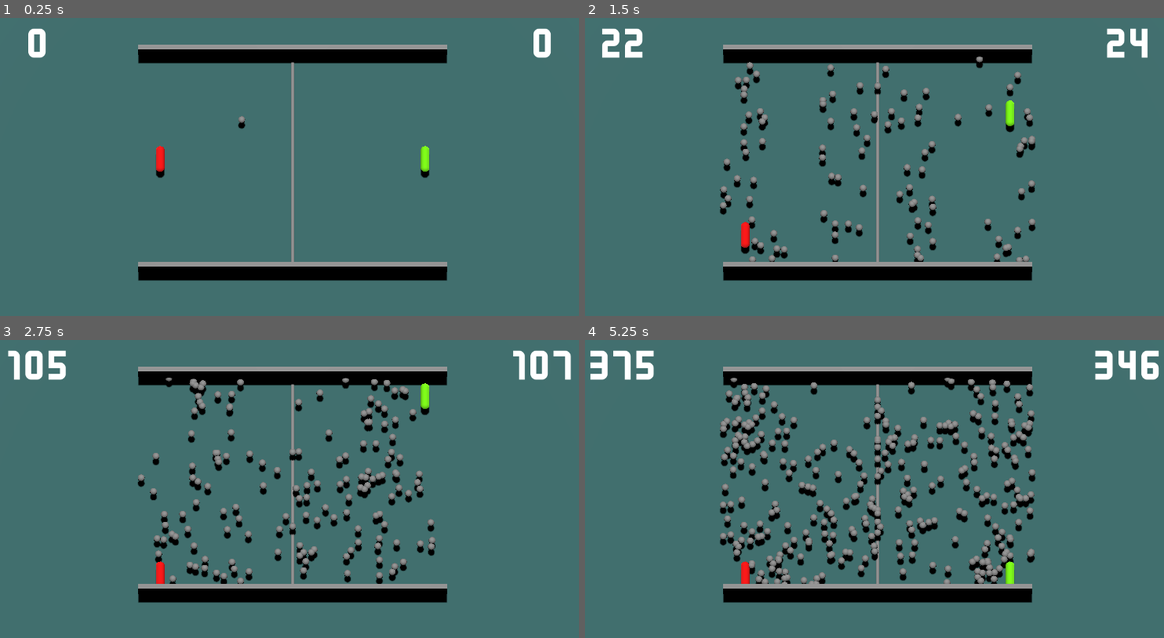
Above: before the commit, frames 1-4 (two rows, left to right).
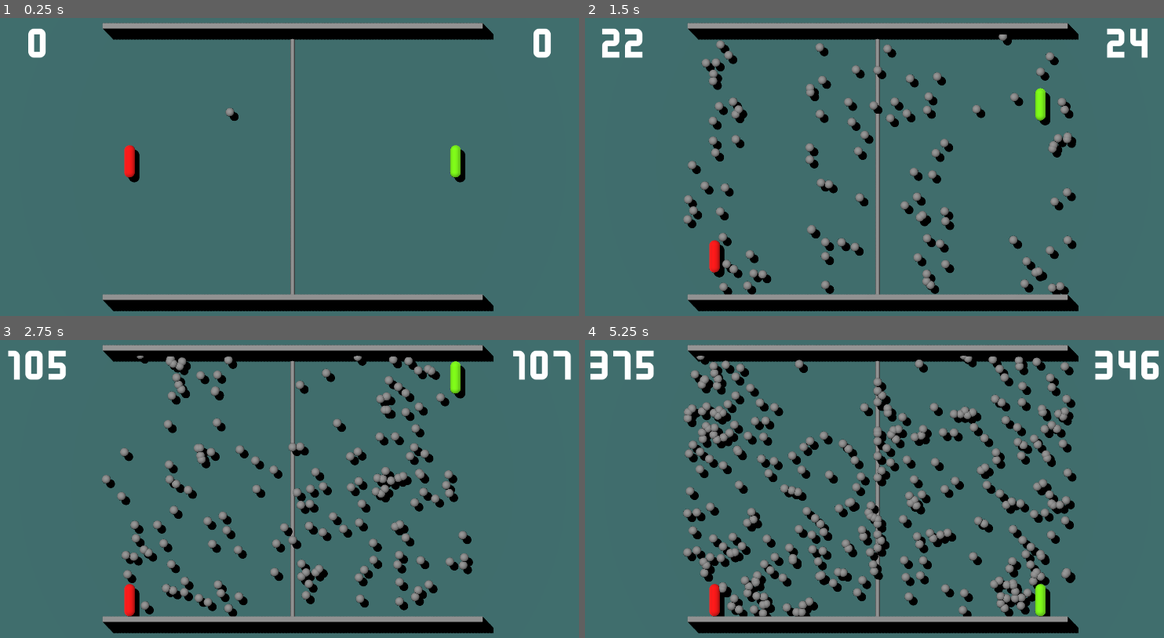
Above: after the commit, the same moments.

Repository: 5tr1k3r/tier_01_pong
Game: Godot game, scene res://game/main.tscn
Two runs of this game, one before a commit and one after it. Both use one fixed random seed, a clock stepped at 60 frames per second and the inputs below.
Inputs:
- Up to frame 1 (0.25 s): no input
- Up to frame 2 (1.5 s): tap Enter (ui_accept) at 0.5, 0.77 s; hold Up (p1_move_up) 0.53-1.28 s; hold S (p2_move_down) 0.53-1.28 s; hold Down (p1_move_down) from 1.28 s (still down); tap W (p2_move_up) at 1.35 s
- Up to frame 3 (2.75 s): tap Enter (ui_accept) at 1.52 s; release Down (p1_move_down) at 2.03 s; hold Up (p1_move_up) from 2.03 s (still down); hold S (p2_move_down) from 2.03 s (still down)
- Up to frame 4 (5.25 s): release S (p2_move_down) at 2.78 s; tap W (p2_move_up) at 2.85, 4.35 s; tap Enter (ui_accept) at 3.02, 3.77, 4.52 s; release Up (p1_move_up) at 3.53 s; hold S (p2_move_down) 3.53-4.28 s; hold Down (p1_move_down) from 3.53 s (still down); hold S (p2_move_down) from 5.03 s (still down)

The runs differ from the first frame. In frame 1, 16% of the frame differs, in the area x 17-86%, y 1-99%; in frame 2, 24%; in frame 3, 26%; in frame 4, 35%, in the area x 16-86%, y 1-99%.

Commit message:
improve graphics

Diff:
--- a/game/arena/arena.tscn
+++ b/game/arena/arena.tscn
@@ -27,16 +27,6 @@
 [node name="BottomWall" parent="Walls" instance=ExtResource("1_ubfh8")]
 transform = Transform3D(-1, 0, -8.74228e-08, 0, 1, 0, 8.74228e-08, 0, -1, 0, 0, 2.5)
 
-[node name="TempRightWall" parent="Walls" instance=ExtResource("1_ubfh8")]
-process_mode = 4
-transform = Transform3D(-4.37114e-08, 0, -1, 0, 1, 0, 1, 0, -4.37114e-08, 2.5, 0, 0)
-visible = false
-
-[node name="TempLeftWall" parent="Walls" instance=ExtResource("1_ubfh8")]
-process_mode = 4
-transform = Transform3D(-4.37114e-08, 0, 1, 0, 1, 0, -1, 0, -4.37114e-08, -2.5, 0, 0)
-visible = false
-
 [node name="Floor" type="MeshInstance3D" parent="."]
 transform = Transform3D(1, 0, 0, 0, 1, 0, 0, 0, 1, 0, -0.5, 0)
 mesh = SubResource("BoxMesh_ig7tw")
--- a/game/main.gd
+++ b/game/main.gd
@@ -3,6 +3,7 @@
 @onready var arena: Arena = $Arena
 @onready var right_score_label: Label = $UI/RightScoreLabel
 @onready var left_score_label: Label = $UI/LeftScoreLabel
+@onready var camera_pivot: Marker3D = $CameraPivot
 
 var right_score: int = 0
 var left_score: int = 0
--- a/game/main.tscn
+++ b/game/main.tscn
@@ -19,16 +19,16 @@
 [node name="Arena" parent="." instance=ExtResource("1_0xm2m")]
 
 [node name="CameraPivot" type="Marker3D" parent="."]
-transform = Transform3D(1, 0, 0, 0, 0.173648, 0.984808, 0, -0.984808, 0.173648, 0, 0, 0)
+transform = Transform3D(1, 0, 0, 0, -4.37114e-08, 1, 0, -1, -4.37114e-08, 0, 0, 0)
 
 [node name="Camera3D" type="Camera3D" parent="CameraPivot"]
 transform = Transform3D(1, 0, 0, 0, 1, 0, 0, 0, 1, 0, 0, 10)
 projection = 1
-size = 8.0
-far = 150.0
+size = 6.5
+far = 15.0
 
 [node name="SunPivot" type="Marker3D" parent="."]
-transform = Transform3D(1, 0, 0, 0, 0.258819, -0.965926, 0, 0.965926, 0.258819, 0, 0, 0)
+transform = Transform3D(0.965926, -0.0669873, 0.25, 0.258819, 0.25, -0.933013, 0, 0.965926, 0.258819, 0, 0, 0)
 
 [node name="DirectionalLight3D" type="DirectionalLight3D" parent="SunPivot"]
 transform = Transform3D(1, 0, 0, 0, -1, 8.74228e-08, 0, -8.74228e-08, -1, -1, 0, -4)
--- a/project.godot
+++ b/project.godot
@@ -60,3 +60,9 @@
 3d/default_gravity_vector=Vector3(0, 0, 0)
 3d/default_linear_damp=0.0
 3d/default_angular_damp=0.0
+
+[rendering]
+
+lights_and_shadows/directional_shadow/size=8192
+lights_and_shadows/directional_shadow/soft_shadow_filter_quality=3
+anti_aliasing/quality/msaa_3d=2
